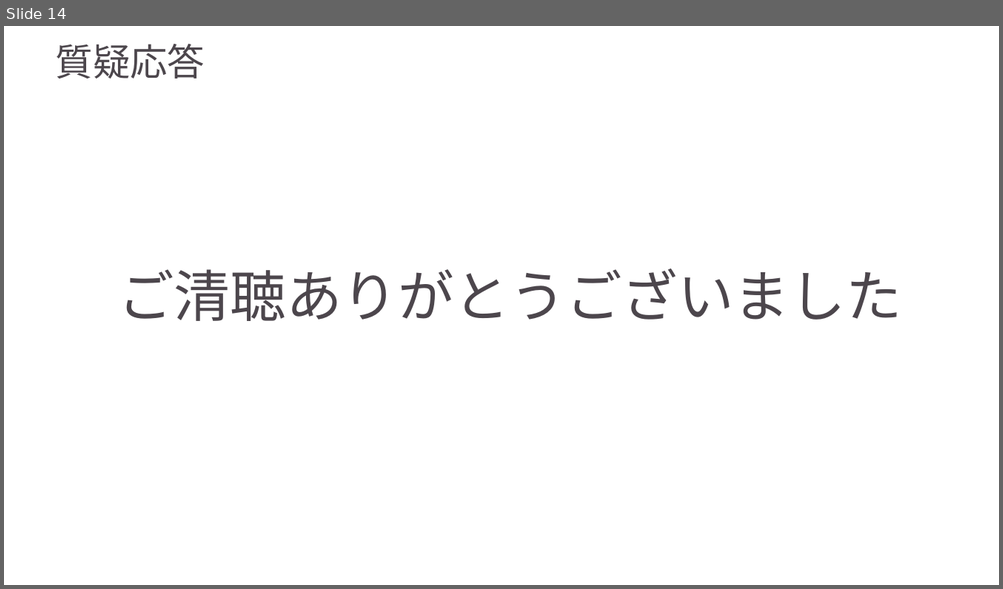
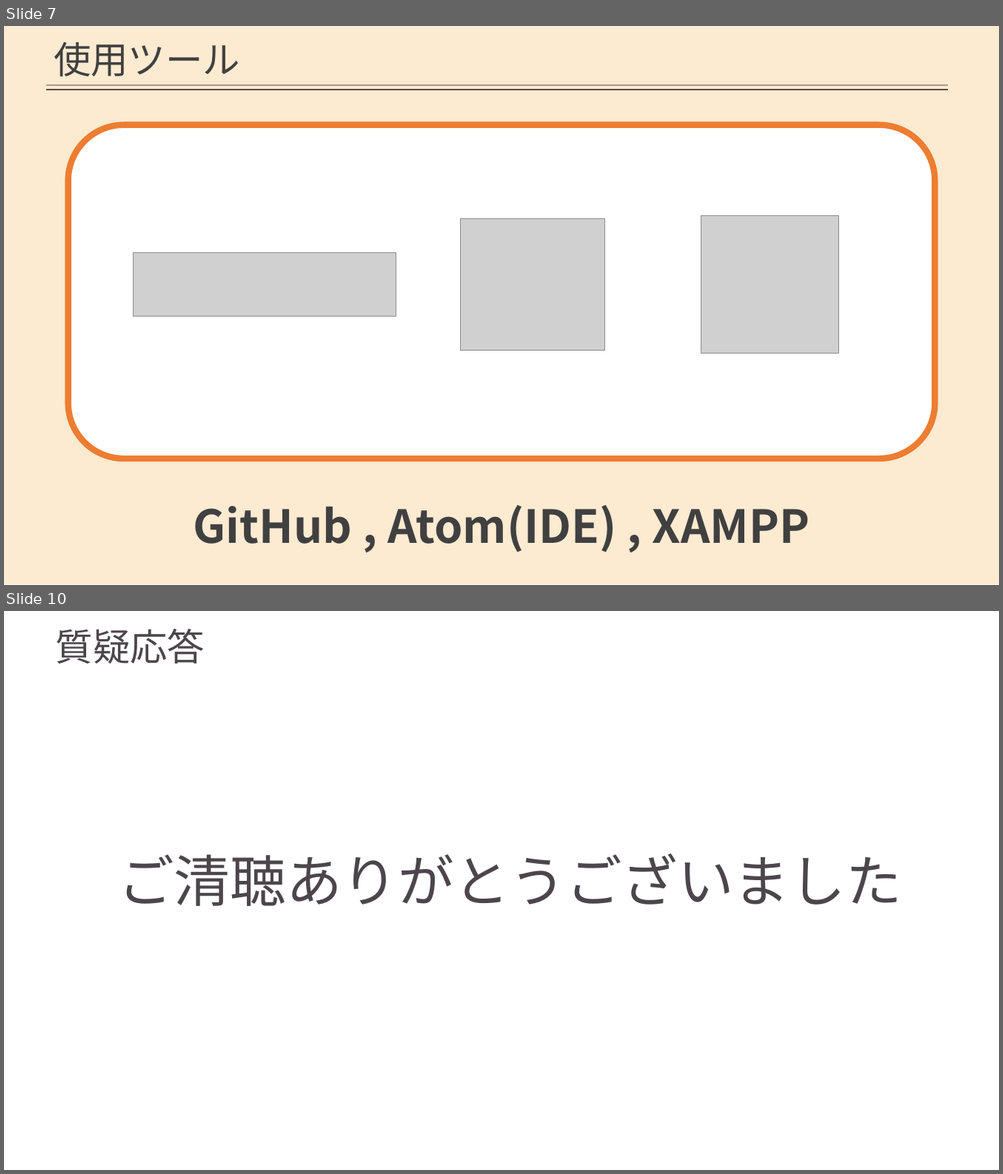
Before and after one commit to AdiosSora/subcall_cosmo, a slide deck: stable.pptx. Shown one above the other, each under a label of ours: slide 14 before the commit, slides 7 and 10 after it; the slides between them are not shown. The pictures are 1003x589 and 1003x1174 pixels, drawn with LibreOffice and Linux fonts; fonts in the diff are those of the drawing; grey boxes stand for pictures; background and template pictures are left out. Boxes give left, top, right and bottom in pixels: in the first picture for what was removed or moved away, otherwise in the second. Text is boxed around its words. In the diff, an @@ line names an element or a change of style, - is before the commit and + after.

```diff
--- a/stable.pptx
+++ b/stable.pptx
@@ slide 7 added at bbox=[4, 26, 999, 585], background picture (left out) @@
@@ rectangle added at bbox=[4, 26, 999, 585], fill #FCEAD1 @@
@@ text added at bbox=[54, 42, 240, 77], 36 pt, text #404040 @@
+使用ツール
@@ line added from (46, 86) to (947, 86), #AB9B8A 1.75 pt @@
@@ line added from (46, 90) to (947, 90), #594C43 1.75 pt @@
@@ rounded rectangle added at bbox=[68, 125, 934, 460], fill #FFFFFF, outline #ED7D31 6 pt @@
@@ picture added at bbox=[461, 218, 605, 351] @@
@@ picture added at bbox=[701, 215, 839, 354] @@
@@ picture added at bbox=[133, 254, 396, 317] @@
@@ text added at bbox=[193, 506, 809, 553], 44 pt, text #404040, bold @@
+GitHub , Atom(IDE) , XAMPP
@@ what was slide 14 is now slide 10 @@
```
Also in this commit, not shown: 6 slides changed, 3 other slides added, 18 slides removed.
